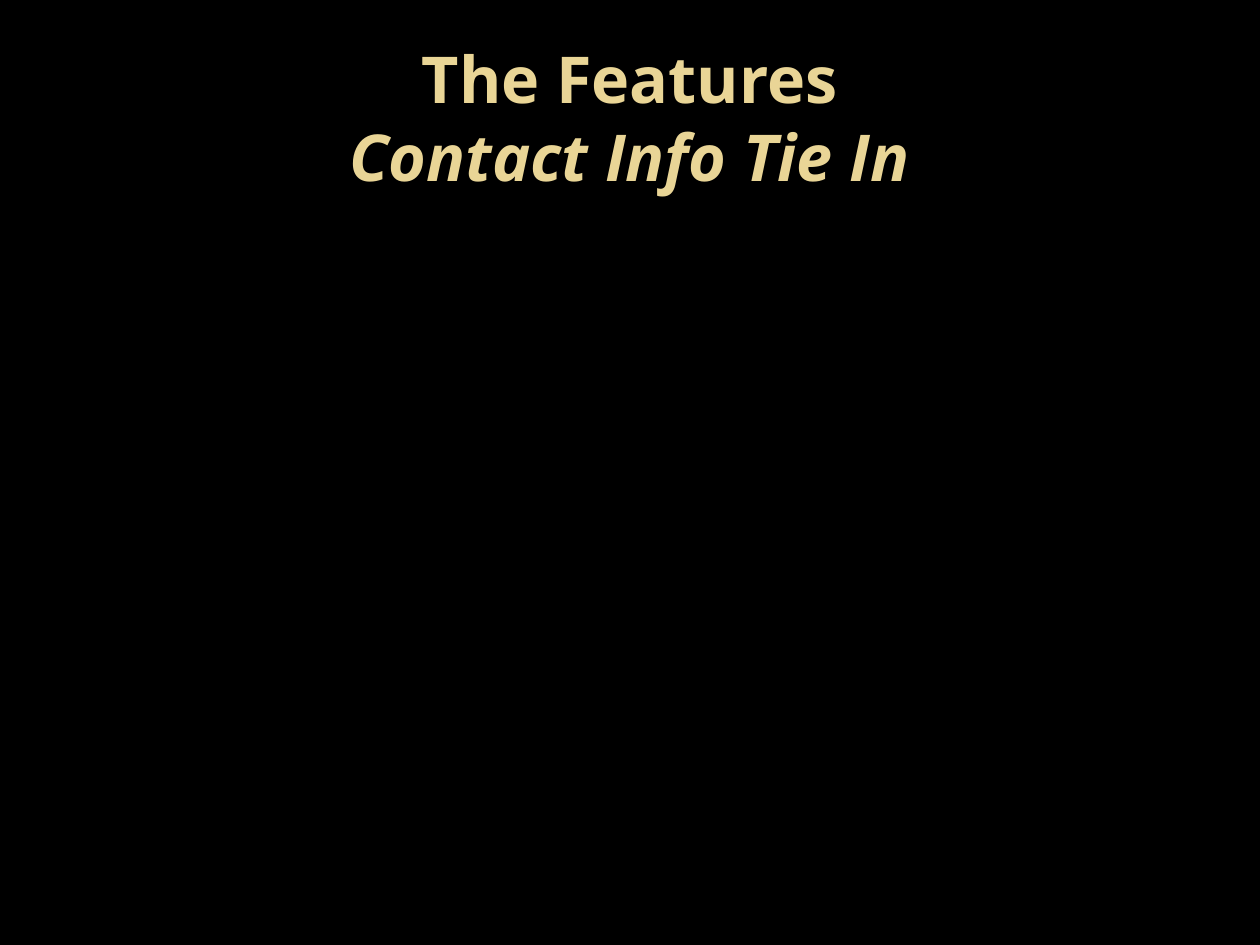
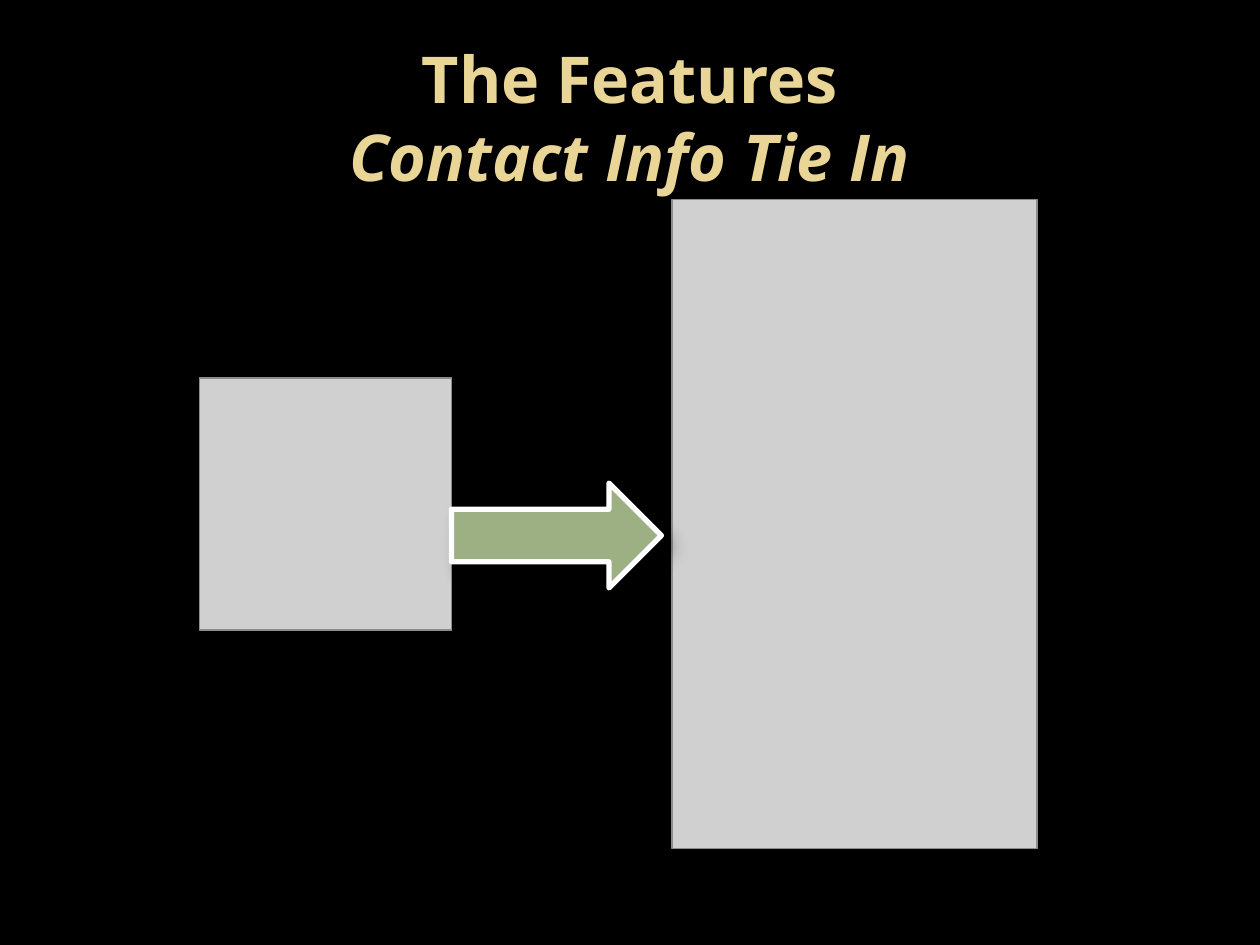
Before and after one commit to kbaileyky/CS5103-SMS, a slide deck: slide 7 of Documents/Presentation/CS5103 SMS MSGR .pptx. Drawn at 1260x945 pixels with LibreOffice and Linux fonts; fonts in the diff are those of the drawing; grey boxes stand for pictures; background and template pictures are left out. Boxes give left, top, right and bottom in pixels: in the first picture for what was removed or moved away, otherwise in the second. Text is boxed around its words. In the diff, an @@ line names an element or a change of style, - is before the commit and + after.

```diff
--- a/Documents/Presentation/CS5103 SMS MSGR .pptx
+++ b/Documents/Presentation/CS5103 SMS MSGR .pptx
@@ picture added at bbox=[672, 199, 1037, 848] @@
@@ picture added at bbox=[199, 378, 451, 630] @@
@@ right arrow added at bbox=[451, 483, 662, 587], fill #9CB084, outline #FFFFFF 3 pt @@
```
Also in this commit, not shown: 5 other slides changed, 3 slides added.
